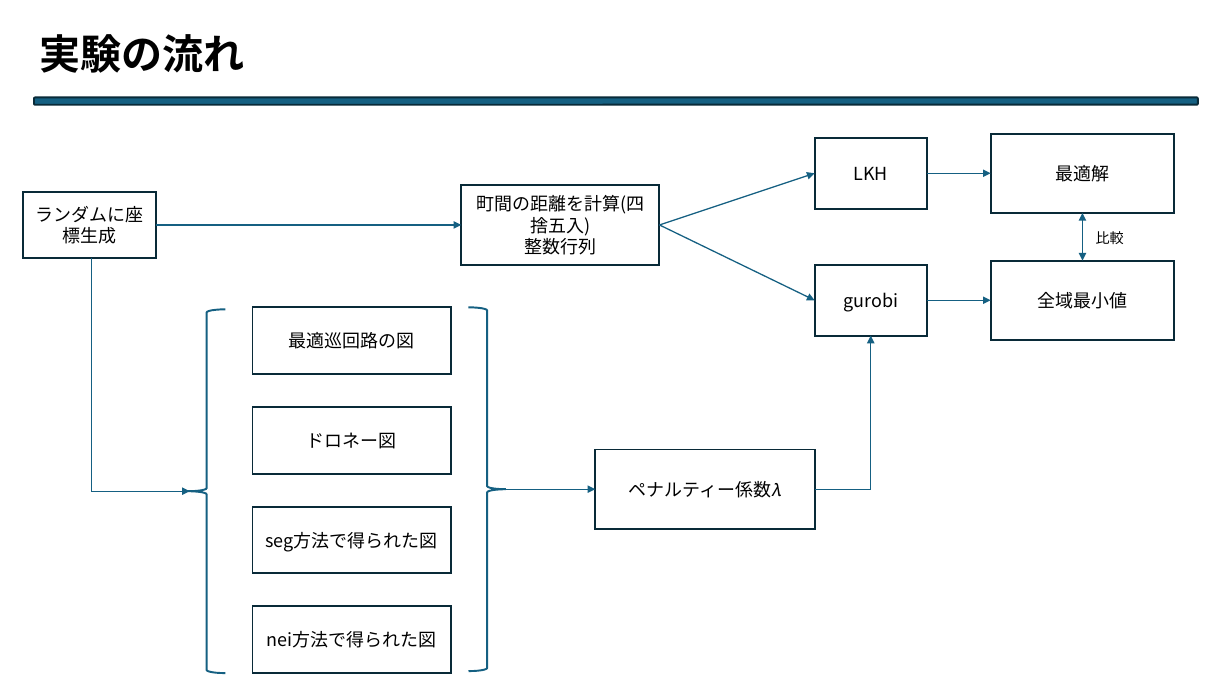
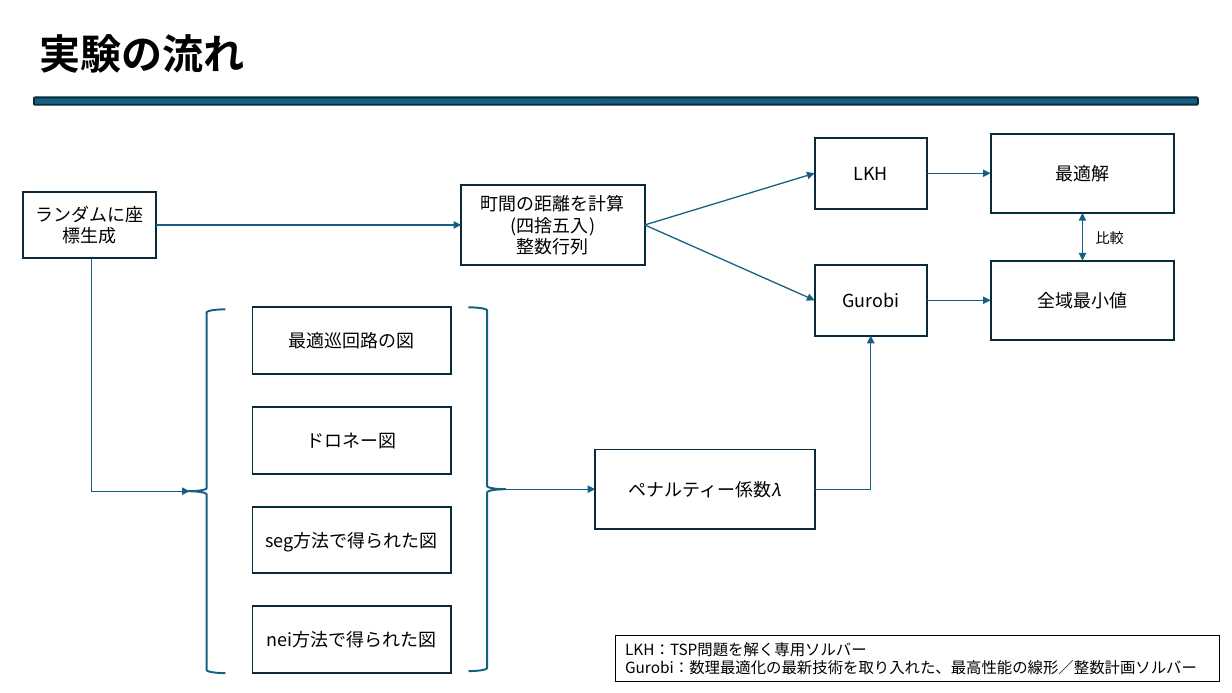
Before and after one commit to Legolas9999/chuukann, a slide deck: slide 9 of 中期.pptx. Drawn at 1232x693 pixels with LibreOffice and Linux fonts; fonts in the diff are those of the drawing. Boxes give left, top, right and bottom in pixels: in the first picture for what was removed or moved away, otherwise in the second. Text is boxed around its words. In the diff, an @@ line names an element or a change of style, - is before the commit and + after.

```diff
--- a/中期.pptx
+++ b/中期.pptx
@@ arrow moved from (660, 225) - (815, 174) to (645, 225) - (815, 174) @@
@@ rectangle "町間の距離を計算(四捨五入)": place and size @@
-rectangle "町間の距離を計算(四捨五入)" at (461, 185, 660, 264)
+rectangle "町間の距離を計算(四捨五入)" at (461, 185, 645, 264)
@@ arrow moved from (660, 225) - (815, 300) to (645, 225) - (815, 300) @@
@@ text in rectangle at (842, 292, 899, 308): text changed @@
-gurobi
+Gurobi
@@ rectangle added at (616, 636, 1221, 682), outline #000000 0.75 pt, 12 pt, text #000000 @@
+LKH：TSP問題を解く専用ソルバー
+Gurobi：数理最適化の最新技術を取り入れた、最高性能の線形／整数計画ソルバー
```
Also in this commit, not shown: 2 other slides changed, 1 slide added.
